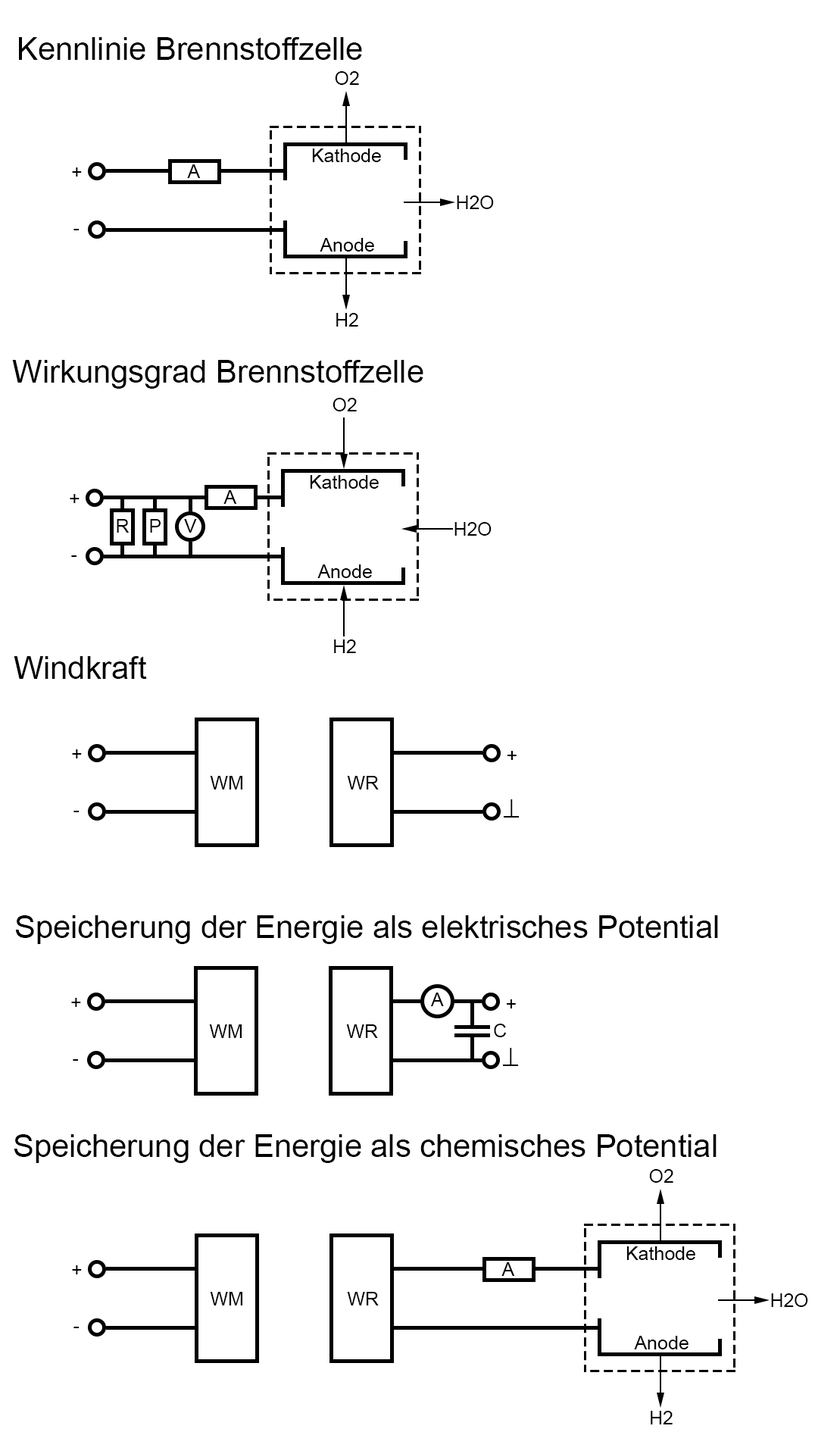
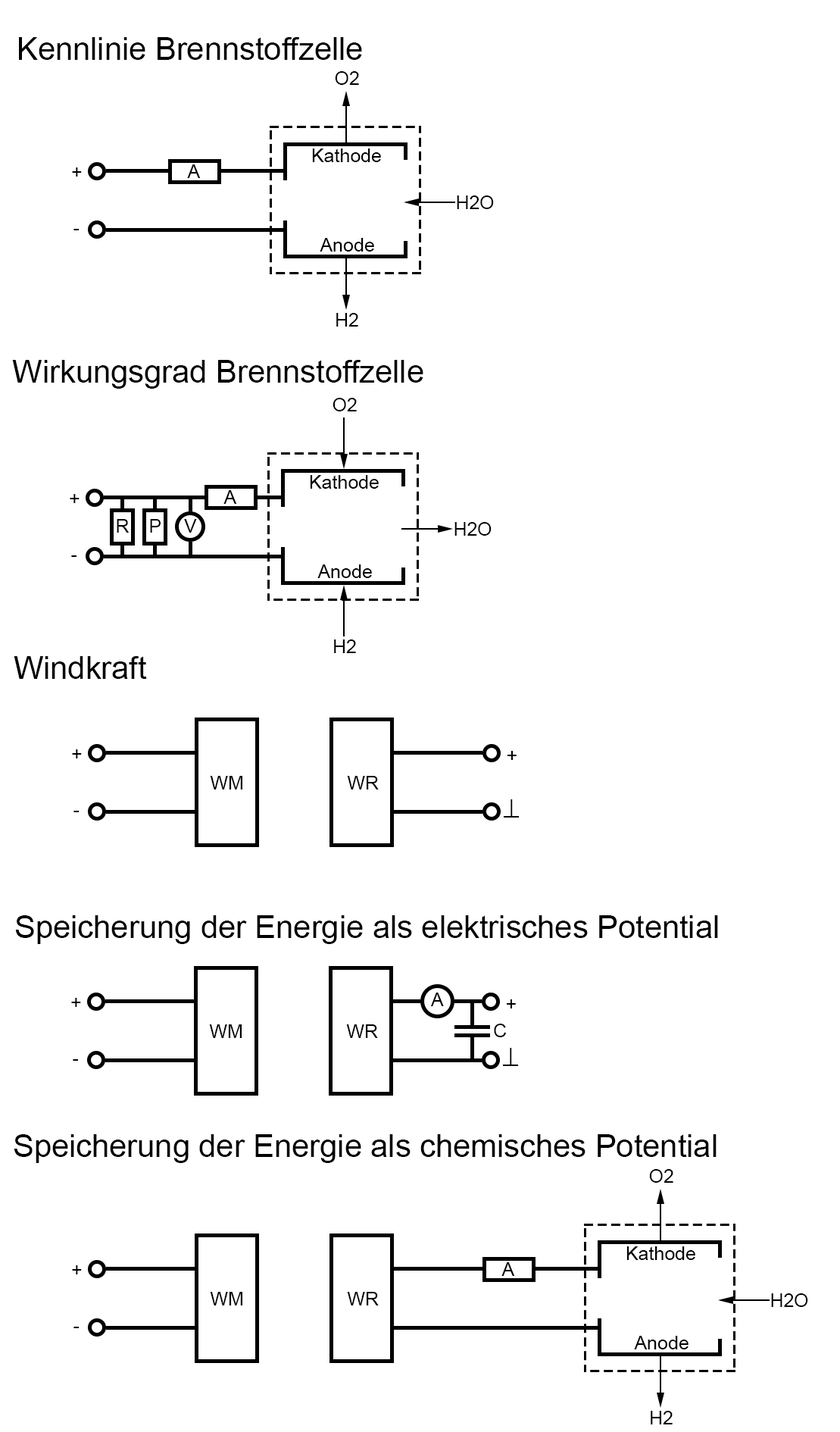
Before/after of a (840, 1432) layered artwork. What changed in the layer stack:
painted on "Shape 11" (2nd of 9, in "Group 3") over [718, 1296, 770, 1305]
painted on "Shape 11" (5th of 9, in "Group 1") over [401, 525, 454, 533]
painted on "Shape 11" (8th of 9, in "Group 1") over [403, 198, 456, 207]
